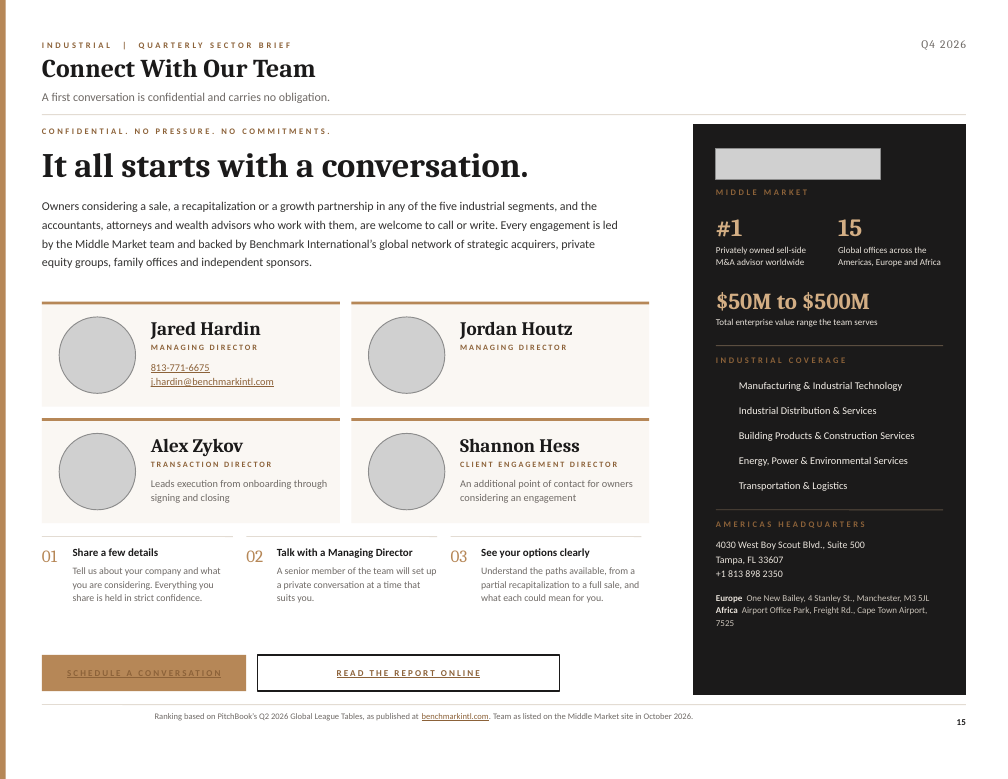
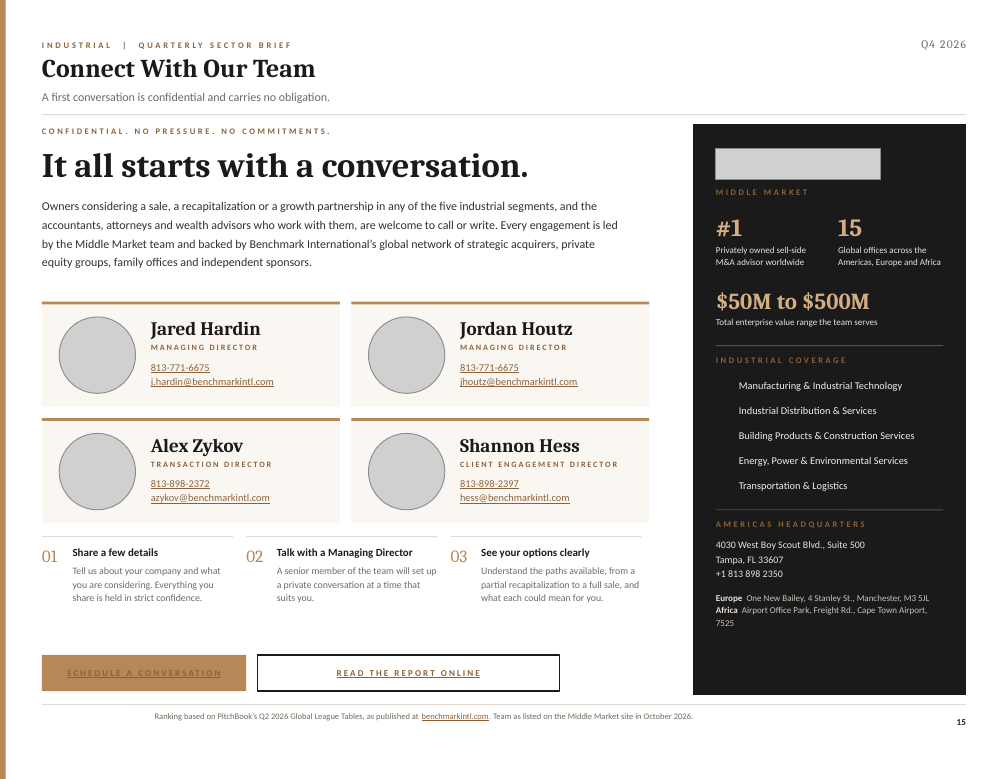
Before and after one commit to jp-hardin/about, a slide deck: slide 15 of mid-market-practice/_build/reports/industrial-q4-2026/brief.pptx. Drawn at 1008x779 pixels with LibreOffice and Linux fonts; fonts in the diff are those of the drawing; grey boxes stand for pictures; background and template pictures are left out. Boxes give left, top, right and bottom in pixels: in the first picture for what was removed or moved away, otherwise in the second. Text is boxed around its words. In the diff, an @@ line names an element or a change of style, - is before the commit and + after.

```diff
--- a/mid-market-practice/_build/reports/industrial-q4-2026/brief.pptx
+++ b/mid-market-practice/_build/reports/industrial-q4-2026/brief.pptx
@@ text added at [460,364,577,387], 8.1 pt, text #8C6239, underline @@
+813-771-6675
+jhoutz@benchmarkintl.com
@@ text at [151,480,270,504]: text changed; text colour #6F6A66 to #8C6239 @@
-Leads execution from onboarding through signing and closing
+813-898-2372
+azykov@benchmarkintl.com
@@ text at [460,480,570,504]: text changed; text colour #6F6A66 to #8C6239 @@
-An additional point of contact for owners considering an engagement
+813-898-2397
+hess@benchmarkintl.com
```
Also in this commit, not shown: 3 other slides changed, 1 slide added, 21 other files.
